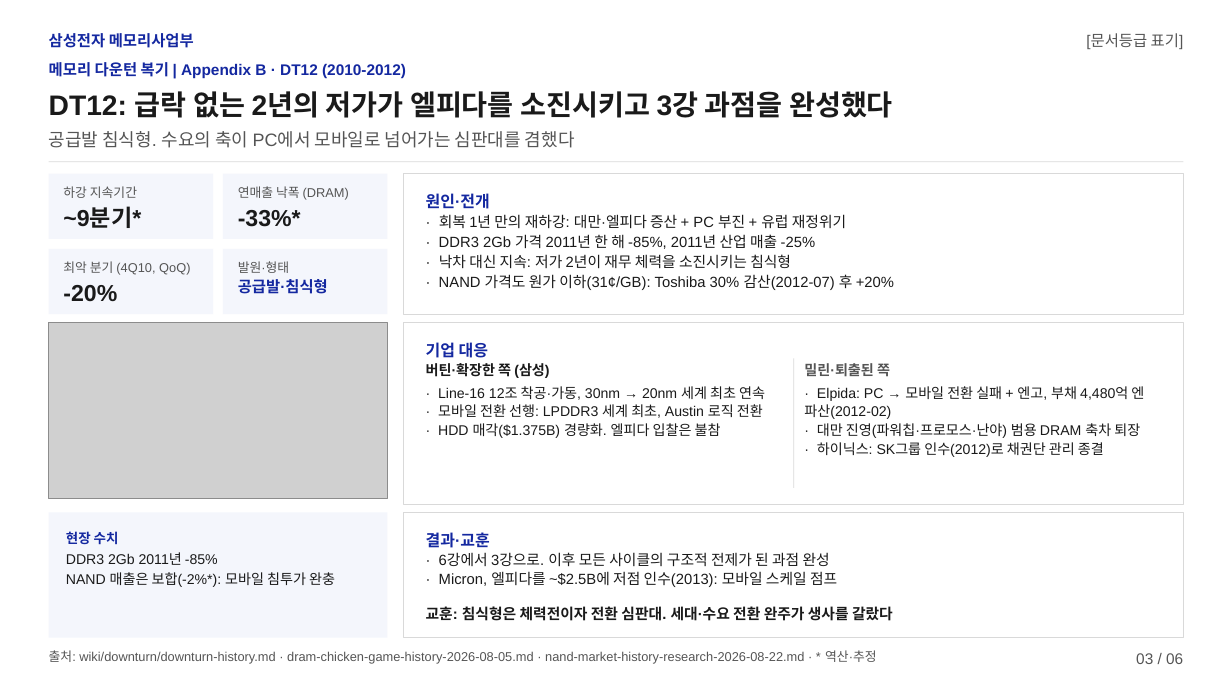
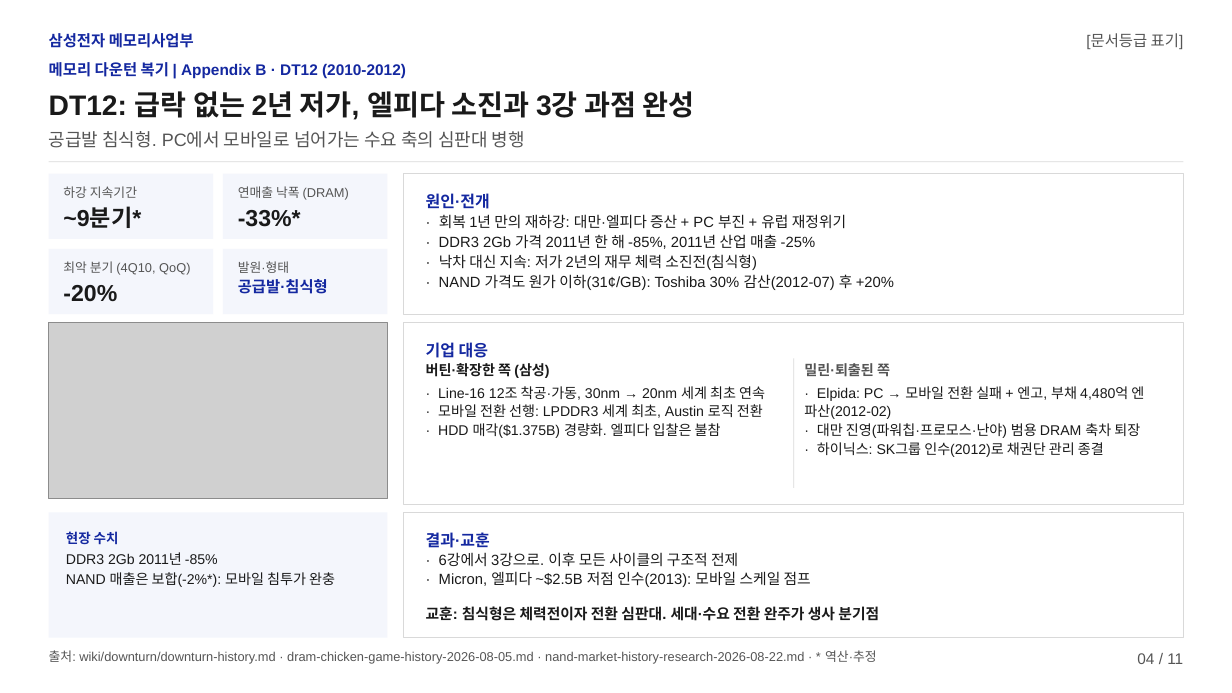
Before and after one commit to k31001/action-learning, a slide deck: slide 4 of outputs/presentation/downturn-review.pptx (slide 3 before the commit). Drawn at 1232x693 pixels with LibreOffice and Linux fonts; fonts in the diff are those of the drawing; grey boxes stand for pictures. Boxes give left, top, right and bottom in pixels: in the first picture for what was removed or moved away, otherwise in the second. Text is boxed around its words. In the diff, an @@ line names an element or a change of style, - is before the commit and + after.

```diff
--- a/outputs/presentation/downturn-review.pptx
+++ b/outputs/presentation/downturn-review.pptx
@@ text at [49, 91, 694, 120]: text changed @@
-DT12: 급락 없는 2년의 저가가 엘피다를 소진시키고 3강 과점을 완성했다
+DT12: 급락 없는 2년 저가, 엘피다 소진과 3강 과점 완성
@@ text at [49, 131, 525, 148]: text changed @@
-공급발 침식형. 수요의 축이 PC에서 모바일로 넘어가는 심판대를 겸했다
+공급발 침식형. PC에서 모바일로 넘어가는 수요 축의 심판대 병행
@@ text at [439, 254, 757, 270]: text changed @@
-· 낙차 대신 지속: 저가 2년이 재무 체력을 소진시키는 침식형
+· 낙차 대신 지속: 저가 2년의 재무 체력 소진전(침식형)
@@ text at [439, 552, 811, 587]: text changed @@
-· 6강에서 3강으로. 이후 모든 사이클의 구조적 전제가 된 과점 완성
-· Micron, 엘피다를 ~$2.5B에 저점 인수(2013): 모바일 스케일 점프
+· 6강에서 3강으로. 이후 모든 사이클의 구조적 전제
+· Micron, 엘피다 ~$2.5B 저점 인수(2013): 모바일 스케일 점프
@@ text at [426, 606, 879, 621]: text changed @@
-교훈: 침식형은 체력전이자 전환 심판대. 세대·수요 전환 완주가 생사를 갈랐다
+교훈: 침식형은 체력전이자 전환 심판대. 세대·수요 전환 완주가 생사 분기점
@@ text at [1137, 653, 1183, 664]: text changed @@
-03 / 06
+04 / 11
```
Also in this commit, not shown: 5 other slides changed, 5 slides added, 12 other files.
